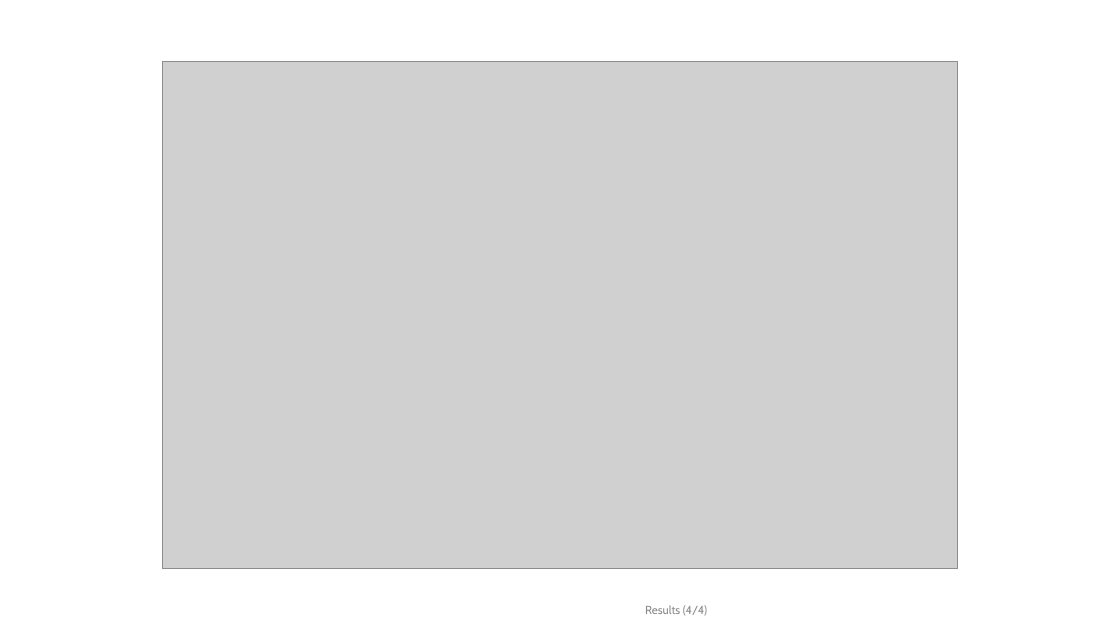
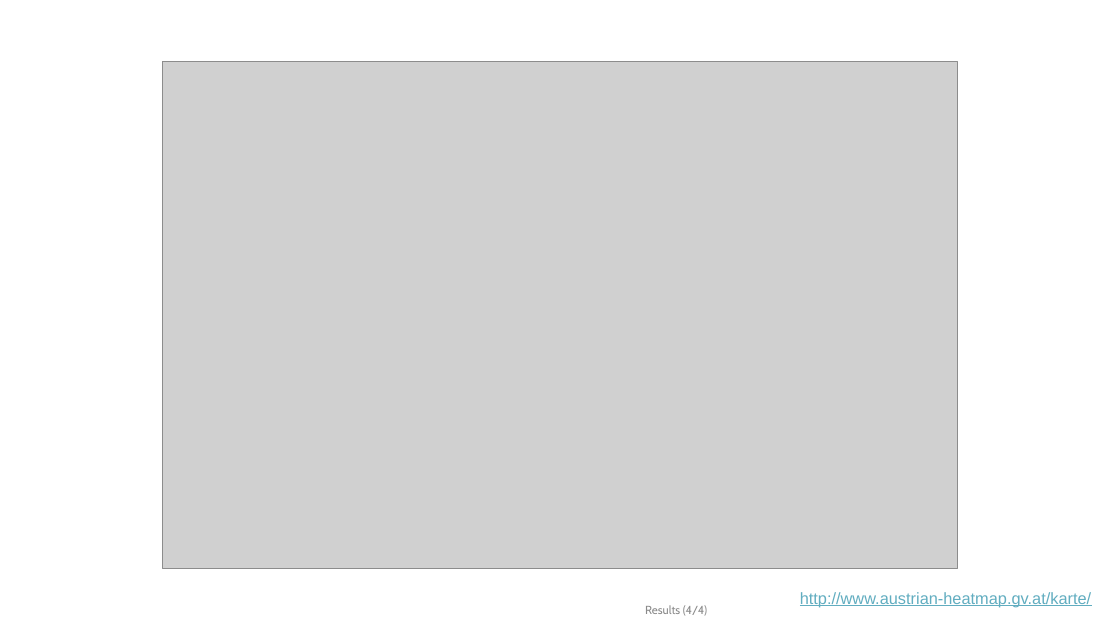
Before and after one commit to sebastianzwickl/downscaling-paper, a slide deck: slide 9 of Presentations/210827 YSSP (IIASA) - final colloquium.pptx. Drawn at 1120x630 pixels with LibreOffice and Linux fonts; fonts in the diff are those of the drawing; grey boxes stand for pictures; background and template pictures are left out. Boxes give left, top, right and bottom in pixels: in the first picture for what was removed or moved away, otherwise in the second. Text is boxed around its words. In the diff, an @@ line names an element or a change of style, - is before the commit and + after.

```diff
--- a/Presentations/210827 YSSP (IIASA) - final colloquium.pptx
+++ b/Presentations/210827 YSSP (IIASA) - final colloquium.pptx
@@ text added at bbox=[800, 592, 1091, 607], 14 pt, text #61ADC0, underline @@
+http://www.austrian-heatmap.gv.at/karte/
```
Also in this commit, not shown: 5 other slides changed, 2 other files.
